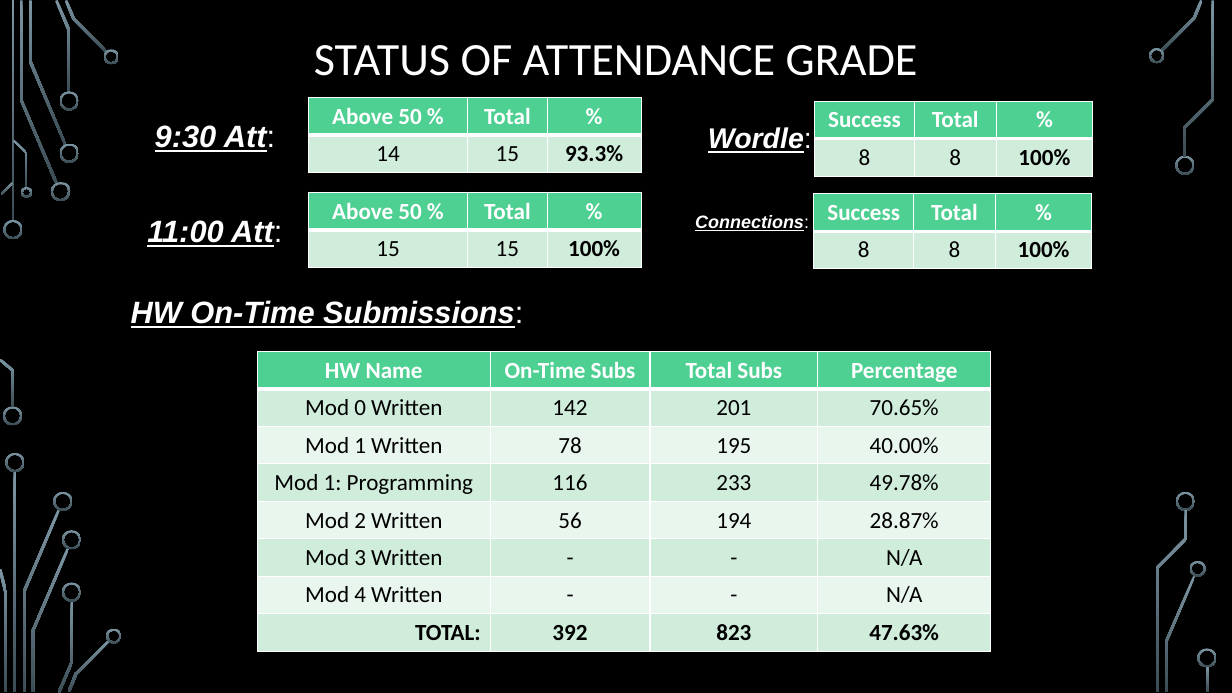
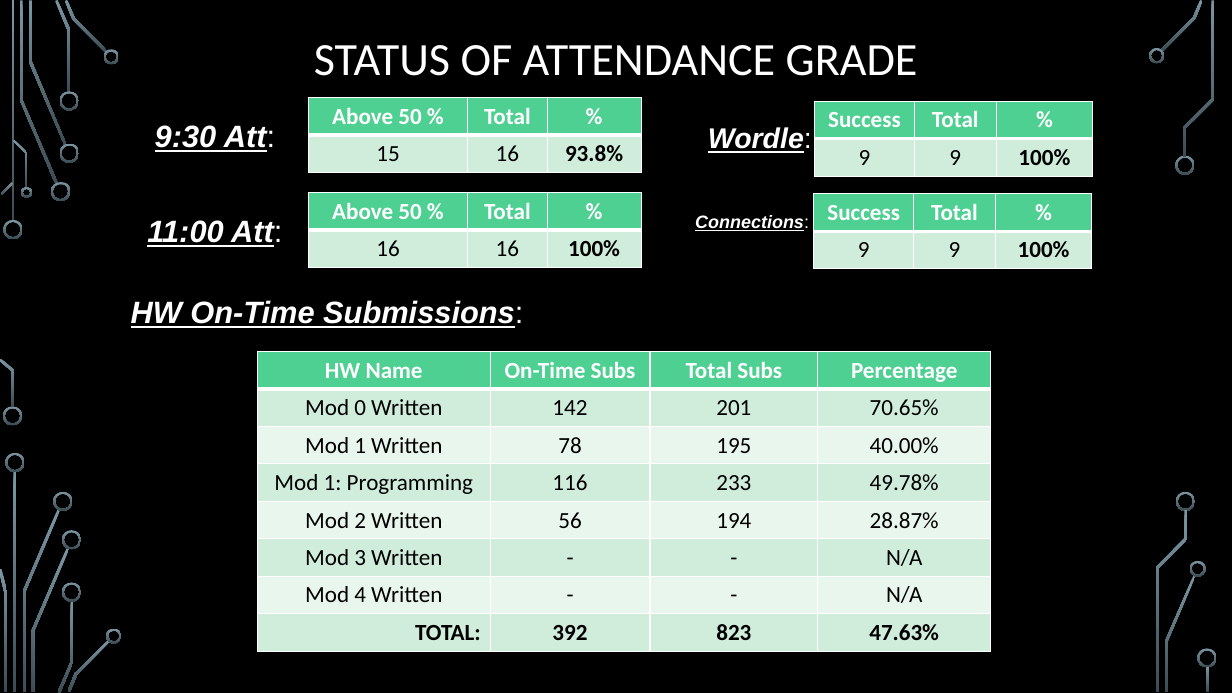
Before and after one commit to markfloryan/dmt2, a slide deck: slide 22 of slides/00-DailyAnnouncements.pptx. Drawn at 1232x693 pixels with LibreOffice and Linux fonts; fonts in the diff are those of the drawing; background and template pictures are left out. Boxes give left, top, right and bottom in pixels: in the first picture for what was removed or moved away, otherwise in the second. Text is boxed around its words. In the diff, an @@ line names an element or a change of style, - is before the commit and + after.

Commit message:
stats

```diff
--- a/slides/00-DailyAnnouncements.pptx
+++ b/slides/00-DailyAnnouncements.pptx
@@ table at [309,98,641,173] @@
-row 2: 14 | 15 | 93.3%
+row 2: 15 | 16 | 93.8%
@@ table at [815,102,1093,177] @@
-row 2, column 1: 8
+row 2, column 1: 9
-row 2, column 2: 8
+row 2, column 2: 9
@@ table at [309,192,641,267] @@
-row 2, column 1: 15
+row 2, column 1: 16
-row 2, column 2: 15
+row 2, column 2: 16
@@ table at [814,194,1092,269] @@
-row 2, column 1: 8
+row 2, column 1: 9
-row 2, column 2: 8
+row 2, column 2: 9
```
